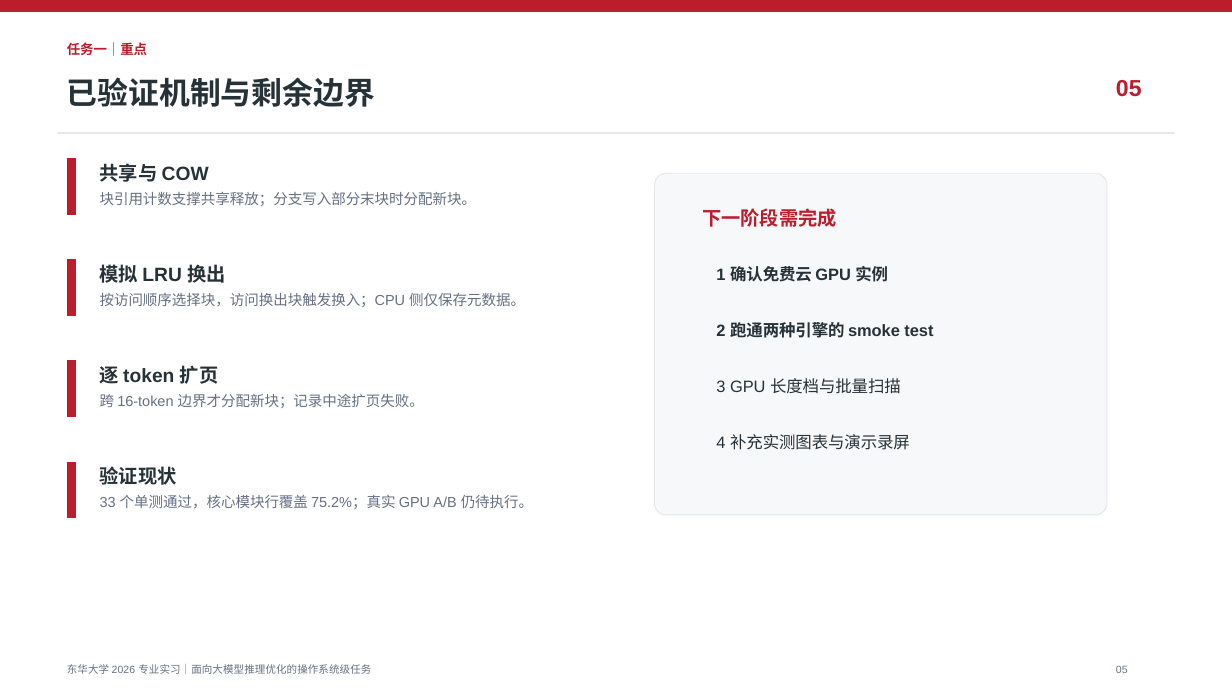
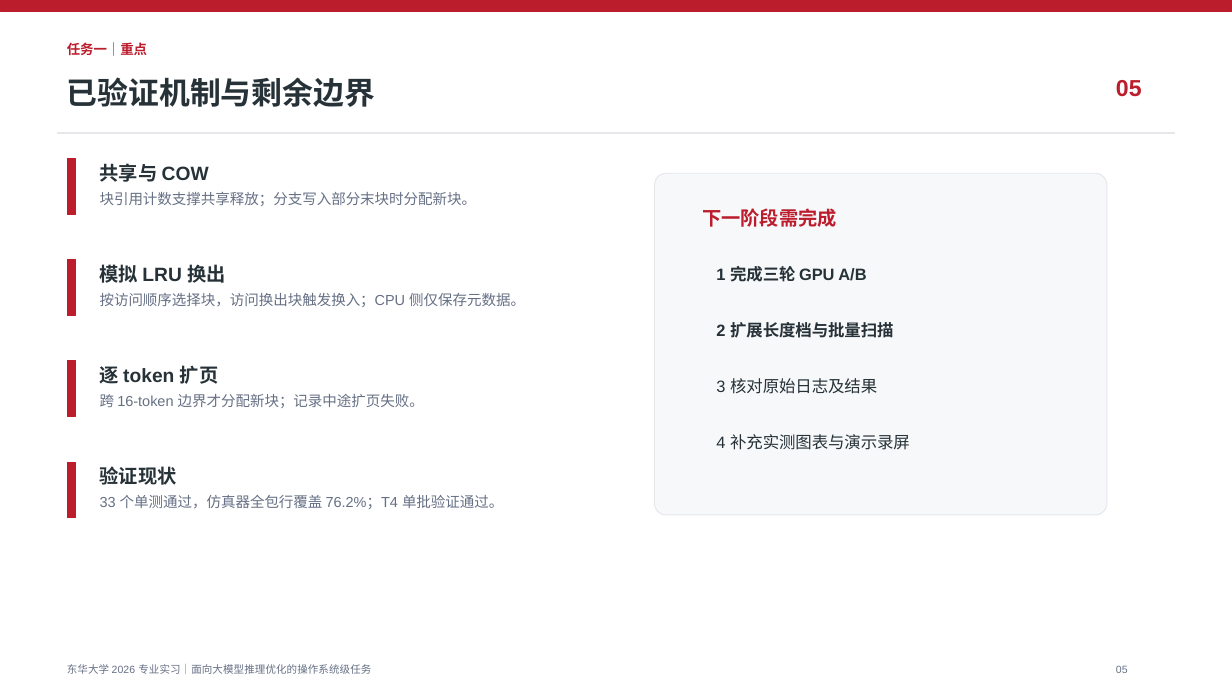
Before and after one commit to MaybeOneDay-create/kv-cache-paging-simulator, a slide deck: slide 5 of ppt_output/KV_Cache分页内存管理_正式CPU阶段汇报_50pct.pptx. Drawn at 1232x693 pixels with LibreOffice and Linux fonts; fonts in the diff are those of the drawing. Boxes give left, top, right and bottom in pixels: in the first picture for what was removed or moved away, otherwise in the second. Text is boxed around its words. In the diff, an @@ line names an element or a change of style, - is before the commit and + after.

```diff
--- a/ppt_output/KV_Cache分页内存管理_正式CPU阶段汇报_50pct.pptx
+++ b/ppt_output/KV_Cache分页内存管理_正式CPU阶段汇报_50pct.pptx
@@ text at <box>716,266,866,282</box>: text changed @@
-1 确认免费云 GPU 实例
+1 完成三轮 GPU A/B
@@ text at <box>716,322,893,338</box>: text changed @@
-2 跑通两种引擎的 smoke test
+2 扩展长度档与批量扫描
@@ text at <box>716,378,877,394</box>: text changed @@
-3 GPU 长度档与批量扫描
+3 核对原始日志及结果
@@ text at <box>100,495,503,509</box>: text changed @@
-33 个单测通过，核心模块行覆盖 75.2%；真实 GPU A/B 仍待执行。
+33 个单测通过，仿真器全包行覆盖 76.2%；T4 单批验证通过。
```
Also in this commit, not shown: 43 other files.
